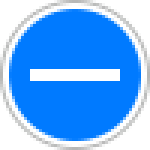
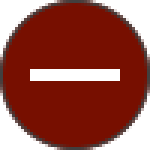
Revision of a layered (150, 150) image; what changed, layer by layer:
painted on "Border" over (0, 0, 150, 150)
painted on "Background" over (0, 0, 150, 150)
